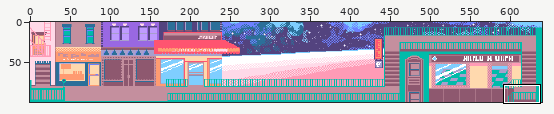
A pixel-art file gets an edit: Assets/Art/Backgrounds/Exterior/exterior.aseprite. Above: a wide view before the commit, with the close-up outlined.
Close-up. The starting point:
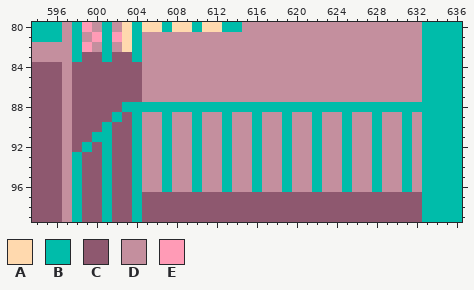
640x100 pixels, 1 frame. Shown: x 594..636, y 80..99. The commit also changed other parts of the picture, which this record leaves out.
Visible layers, top first: "Group 1/Layer 8", "Group 1/Layer 4", "Group 1/Layer 6", "Group 1/Layer 7", "Group 1/Layer 5", "Group 1/Layer 9", "Group 2/Layer 10", "Group 2/Layer 14", "Group 2/Layer 13", "Group 2/Layer 12", "Group 2/big stars", "Group 2/stars", "Group 2/Layer 11".
Palette (. is transparent): A #ffd9ae  B #00bcaa  C #8e586f  D #c48f9e  E #ff9bb6
Pixels before, first column x 594:
 80 BBBDBEDBDABAABAABAABBDDDDDDDDDDDDDDDDDDBBBB
 81 BBBDBDEBEABDDDDDDDDDDDDDDDDDDDDDDDDDDDDBBBB
 82 DDDDBEDBDABDDDDDDDDDDDDDDDDDDDDDDDDDDDDBBBB
 83 DDDDBCCBCCBDDDDDDDDDDDDDDDDDDDDDDDDDDDDBBBB
 84 CCCDCCCCCCCDDDDDDDDDDDDDDDDDDDDDDDDDDDDBBBB
 85 CCCDCCCCCCCDDDDDDDDDDDDDDDDDDDDDDDDDDDDBBBB
 86 CCCDCCCCCCCDDDDDDDDDDDDDDDDDDDDDDDDDDDDBBBB
 87 CCCDCCCCCCCDDDDDDDDDDDDDDDDDDDDDDDDDDDDBBBB
 88 CCCDCCCCCBBBBBBBBBBBBBBBBBBBBBBBBBBBBBBBBBB
 89 CCCDCCCCBCBDDBDDBDDBDDBDDBDDBDDBDDBDDBDBBBB
 90 CCCDCCCBCCBDDBDDBDDBDDBDDBDDBDDBDDBDDBDBBBB
 91 CCCDCCBBCCBDDBDDBDDBDDBDDBDDBDDBDDBDDBDBBBB
 92 CCCDCBCBCCBDDBDDBDDBDDBDDBDDBDDBDDBDDBDBBBB
 93 CCCDBCCBCCBDDBDDBDDBDDBDDBDDBDDBDDBDDBDBBBB
 94 CCCDBCCBCCBDDBDDBDDBDDBDDBDDBDDBDDBDDBDBBBB
 95 CCCDBCCBCCBDDBDDBDDBDDBDDBDDBDDBDDBDDBDBBBB
 96 CCCDBCCBCCBDDBDDBDDBDDBDDBDDBDDBDDBDDBDBBBB
 97 CCCDBCCBCCBCCCCCCCCCCCCCCCCCCCCCCCCCCCCBBBB
 98 CCCDBCCBCCBCCCCCCCCCCCCCCCCCCCCCCCCCCCCBBBB
 99 CCCDBCCBCCBCCCCCCCCCCCCCCCCCCCCCCCCCCCCBBBB
And afterwards:
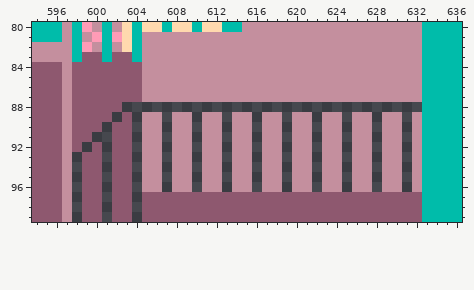
The exact change:
layer "Group 2/Layer 11" now hidden
layer "Group 2/Layer 10" now hidden
layer "Group 1/Layer 4" removed
Changed rows in their new state; - is an unchanged pixel.
first column x 598:
 88 -----..............................
 89 ----.-.--.--.--.--.--.--.--.--.--.-
 90 ---.--.--.--.--.--.--.--.--.--.--.-
 91 --..--.--.--.--.--.--.--.--.--.--.-
 92 -.-.--.--.--.--.--.--.--.--.--.--.-
 93 .--.--.--.--.--.--.--.--.--.--.--.-
 94 .--.--.--.--.--.--.--.--.--.--.--.-
 95 .--.--.--.--.--.--.--.--.--.--.--.-
 96 .--.--.--.--.--.--.--.--.--.--.--.-
 97 .--.--.----------------------------
 98 .--.--.----------------------------
 99 .--.--.----------------------------
Pixel boxes of the changes (left, top, right, bottom) in both close-ups:
erased: (72, 102, 422, 222)
